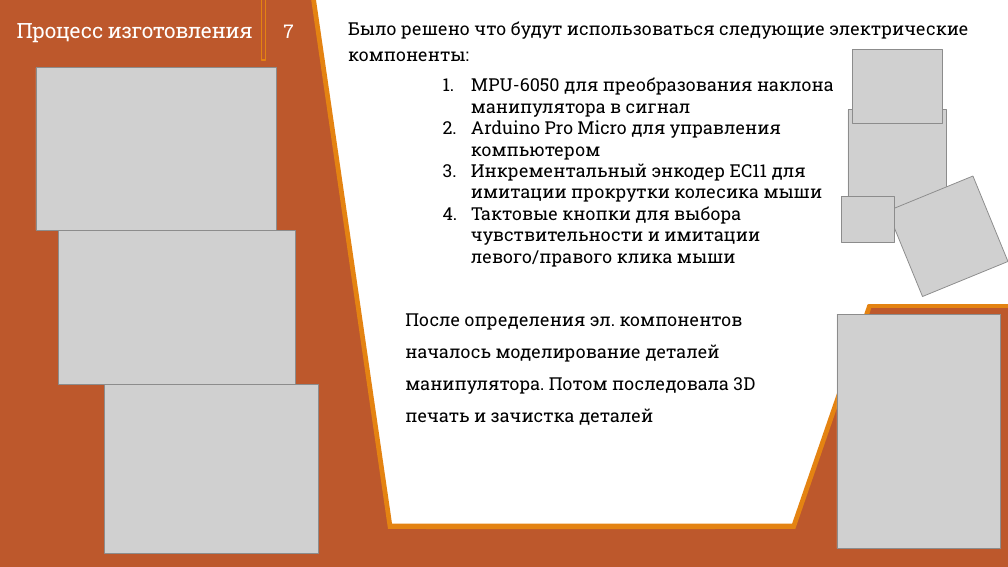
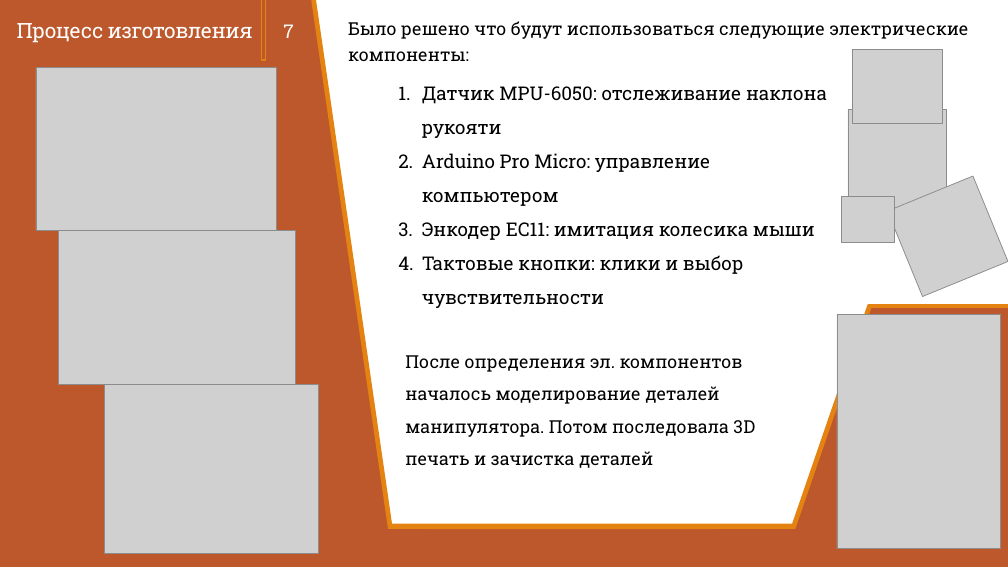
Before and after one commit to Zerocummer/Mmm-Yummers, a slide deck: slide 7 of Мышка для людей с ОВЗ/Документы/Презентация о манипуляторе.pptx. Drawn at 1008x567 pixels with LibreOffice and Linux fonts; fonts in the diff are those of the drawing; grey boxes stand for pictures. Boxes give left, top, right and bottom in pixels: in the first picture for what was removed or moved away, otherwise in the second. Text is boxed around its words. In the diff, an @@ line names an element or a change of style, - is before the commit and + after.

```diff
--- a/Мышка для людей с ОВЗ/Документы/Презентация о манипуляторе.pptx
+++ b/Мышка для людей с ОВЗ/Документы/Презентация о манипуляторе.pptx
@@ text at (x1=422, y1=86, x2=827, y2=308): text changed; size 17 to 18 pt @@
-1. MPU-6050 для преобразования наклона манипулятора в сигнал
-2. Arduino Pro Micro для управления компьютером
-3. Инкрементальный энкодер EC11 для имитации прокрутки колесика мыши
-4. Тактовые кнопки для выбора чувствительности и имитации левого/правого клика мыши
+  1. Датчик MPU-6050: отслеживание наклона рукояти
+  2. Arduino Pro Micro: управление компьютером
+  3. Энкодер EC11: имитация колесика мыши
+  4. Тактовые кнопки: клики и выбор чувствительности
@@ text "После определения эл. компонентов началось ..." moved from (x1=405, y1=313, x2=755, y2=425) to (x1=405, y1=355, x2=755, y2=468) @@
```
Also in this commit, not shown: 3 other slides changed, 7 other files.
